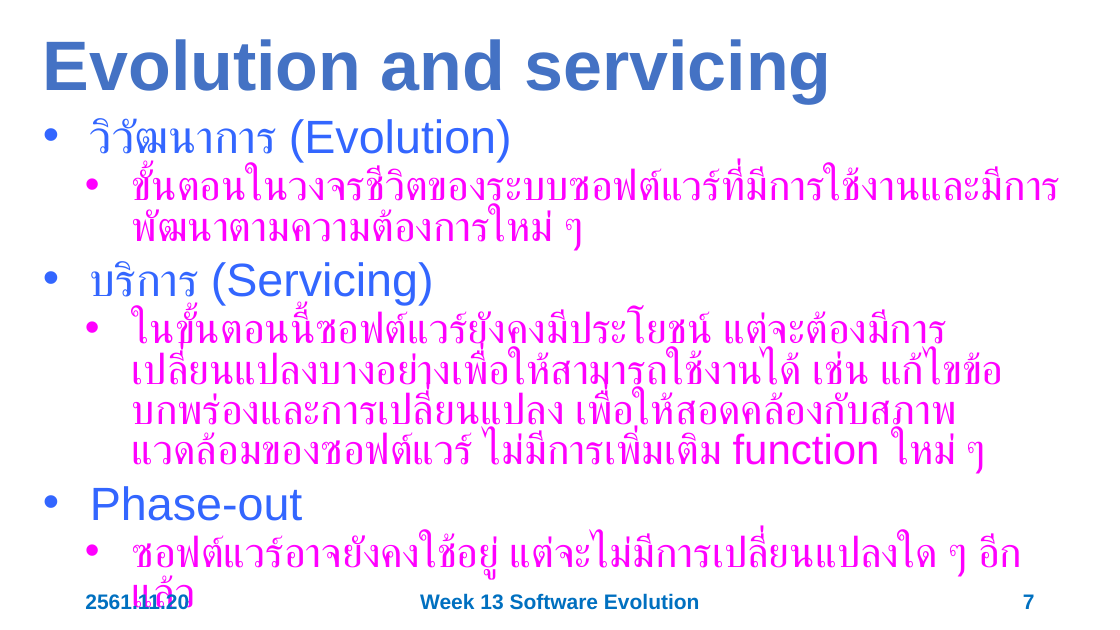
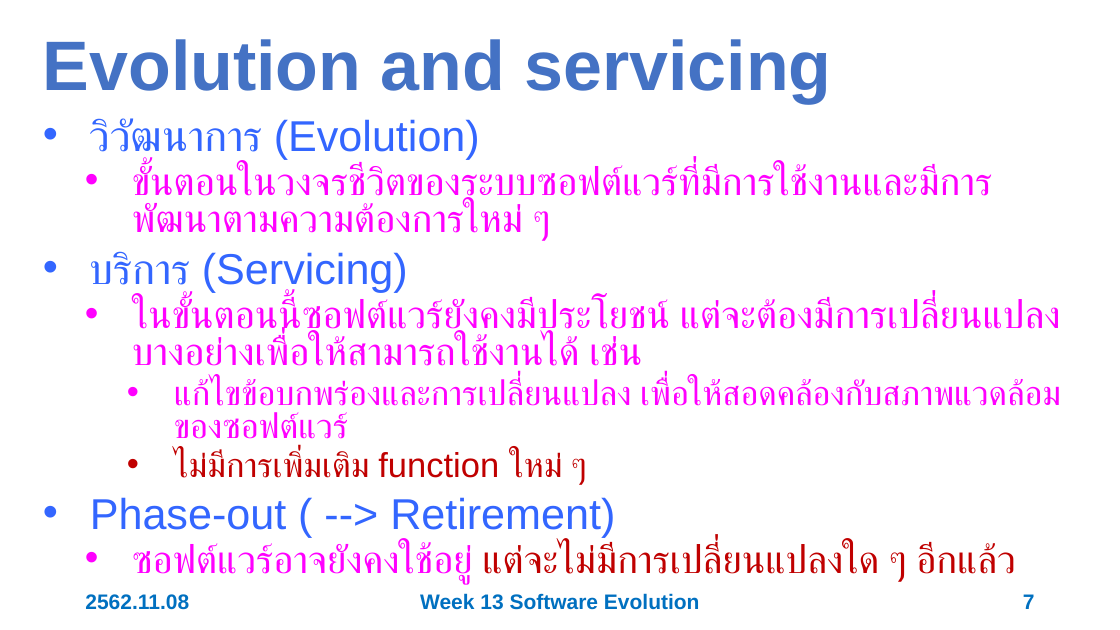
Before and after one commit to 03376806-software-engineering/Week-13-Software-Evolution, a slide deck: slide 7 of Slides/Week 13 Software Evolution.pptx. Drawn at 1120x630 pixels with LibreOffice and Linux fonts; fonts in the diff are those of the drawing. Boxes give left, top, right and bottom in pixels: in the first picture for what was removed or moved away, otherwise in the second. Text is boxed around its words. In the diff, an @@ line names an element or a change of style, - is before the commit and + after.

```diff
--- a/Slides/Week 13 Software Evolution.pptx
+++ b/Slides/Week 13 Software Evolution.pptx
@@ text at [90, 118, 1015, 584]: size 40 to 37 pt in "วิวัฒนาการ (Evolution)", "บริการ (Servicing)"; size 36 to 33.3 pt in "ขั้นตอนในวงจรชีวิตของระบบซอฟต์แวร์ที่มีการใช้งานและมีการพัฒน ...", "ซอฟต์แวร์อาจยังคงใช้อยู่ แต่จะไม่มีการเปลี่ยนแปลงใด ๆ อีกแล้ ..."; text colour #FF00FF to #C00000 in "แต่จะไม่มีการเปลี่ยนแปลงใด ๆ อีกแล้ว" @@
@@ text at [90, 298, 1061, 537]: text changed; size 36 to 29.6 pt @@
-  • ในขั้นตอนนี้ซอฟต์แวร์ยังคงมีประโยชน์ แต่จะต้องมีการเปลี่ยนแปลงบางอย่างเพื่อให้สามารถใช้งานได้ เช่น แก้ไขข้อบกพร่องและการเปลี่ยนแปลง เพื่อให้สอดคล้องกับสภาพแวดล้อมของซอฟต์แวร์ ไม่มีการเพิ่มเติม function ใหม่ ๆ
-• Phase-out
+  • ในขั้นตอนนี้ซอฟต์แวร์ยังคงมีประโยชน์ แต่จะต้องมีการเปลี่ยนแปลงบางอย่างเพื่อให้สามารถใช้งานได้ เช่น
+    • แก้ไขข้อบกพร่องและการเปลี่ยนแปลง เพื่อให้สอดคล้องกับสภาพแวดล้อมของซอฟต์แวร์
+    • ไม่มีการเพิ่มเติม function ใหม่ ๆ
+• Phase-out ( --> Retirement)
@@ text at [85, 594, 189, 610]: text changed @@
-2561.11.20
+2562.11.08
```
Also in this commit, not shown: 54 other slides changed.
